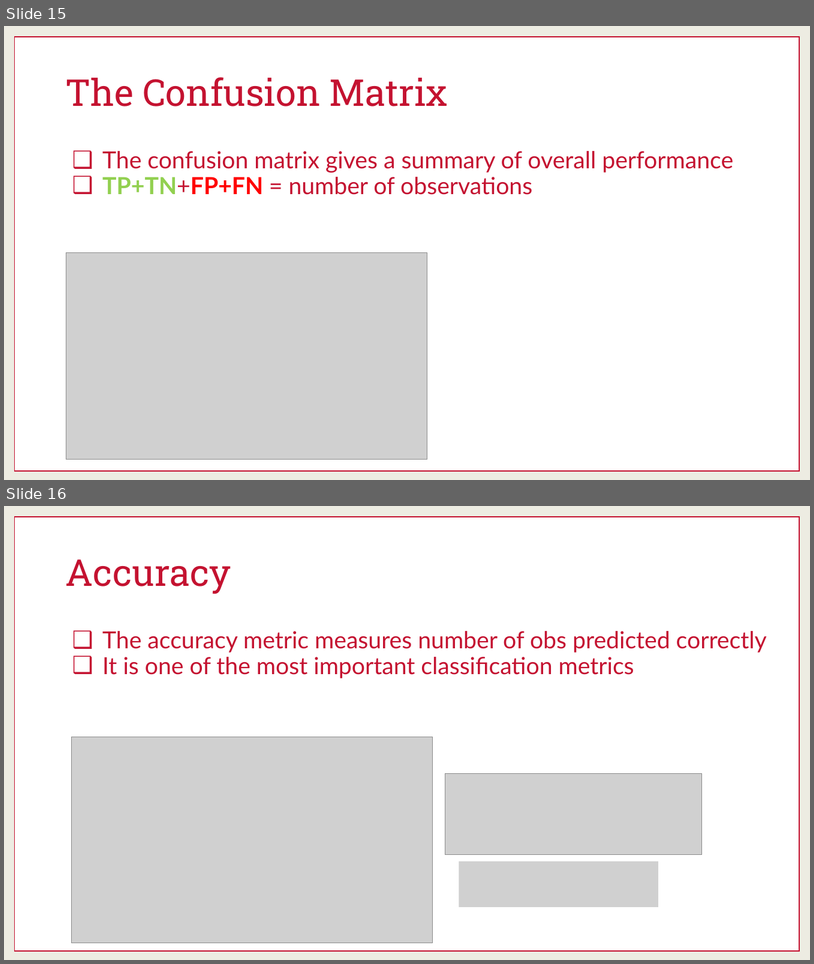
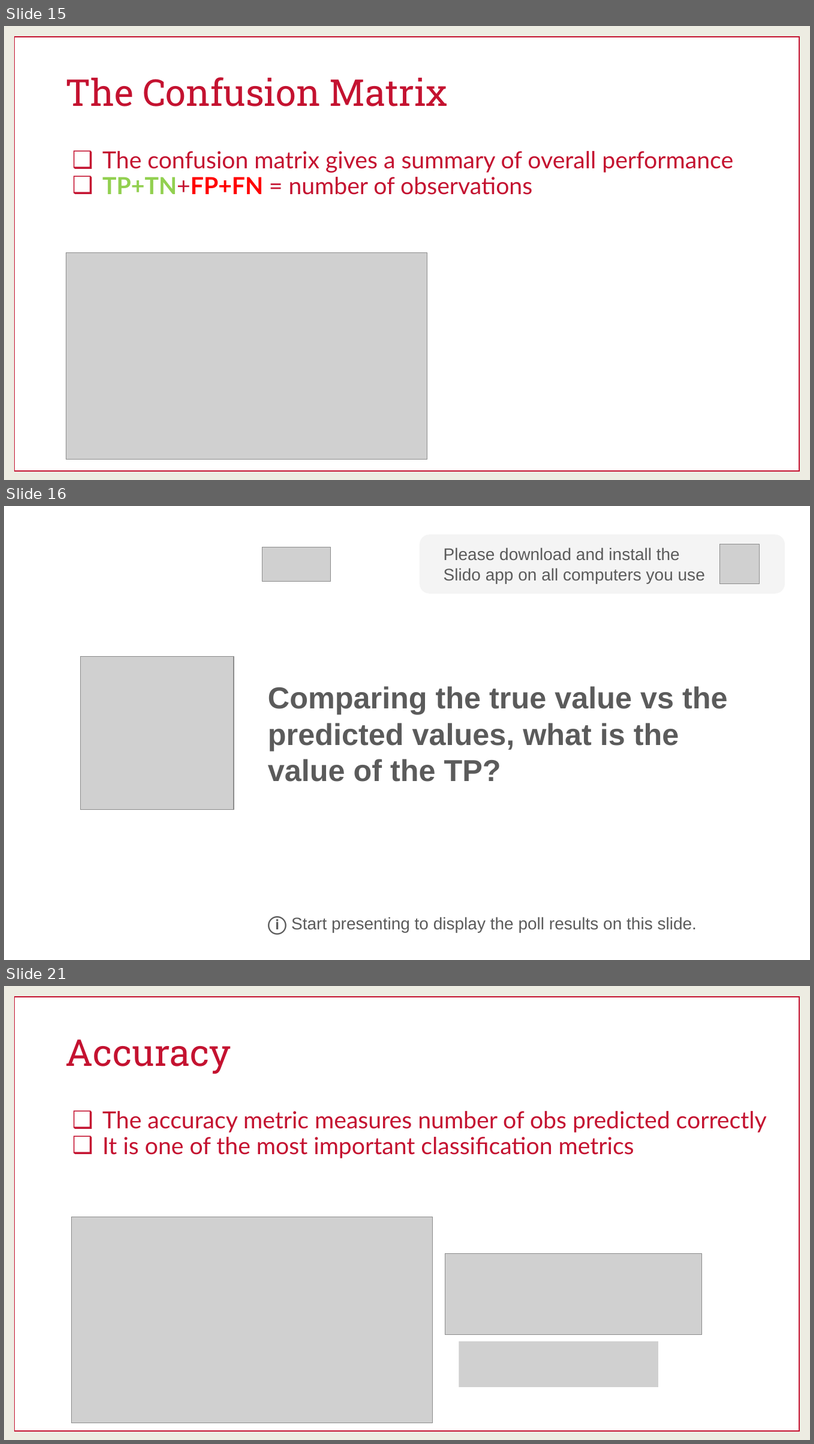
Before and after one commit to martinwg/ISA591, a slide deck: PPT/Module 4 - Model Performance for Classification.pptx. Shown one above the other, each under a label of ours: slides 15 and 16 before the commit, slides 15, 16 and 21 after it; the slides between them are not shown. The pictures are 814x964 and 814x1444 pixels, drawn with LibreOffice and Linux fonts; fonts in the diff are those of the drawing; grey boxes stand for pictures. Boxes give left, top, right and bottom in pixels: in the first picture for what was removed or moved away, otherwise in the second. Text is boxed around its words. In the diff, an @@ line names an element or a change of style, - is before the commit and + after.

```diff
--- a/PPT/Module 4 - Model Performance for Classification.pptx
+++ b/PPT/Module 4 - Model Performance for Classification.pptx
@@ slide 16 added at box(4, 506, 810, 960), background #FFFFFF @@
@@ rounded rectangle added at box(420, 534, 786, 593), fill #F4F4F4, 20 pt, text #5B5B5B @@
+Please download and install the Slido app on all computers you use
@@ picture added at box(263, 547, 330, 582) @@
@@ picture added at box(720, 544, 759, 583) @@
@@ picture added at box(81, 656, 234, 809) @@
@@ rectangle added at box(263, 676, 746, 790), outline #FFFFFF 2 pt, 36 pt, text #5B5B5B, bold @@
+Comparing the true value vs the predicted values, what is the value of the TP?
@@ text added at box(268, 916, 697, 934), 20 pt, text #5B5B5B @@
+ⓘ Start presenting to display the poll results on this slide.
@@ what was slide 16 is now slide 21 @@
```
Also in this commit, not shown: 1 slide changed, 6 other slides added.
